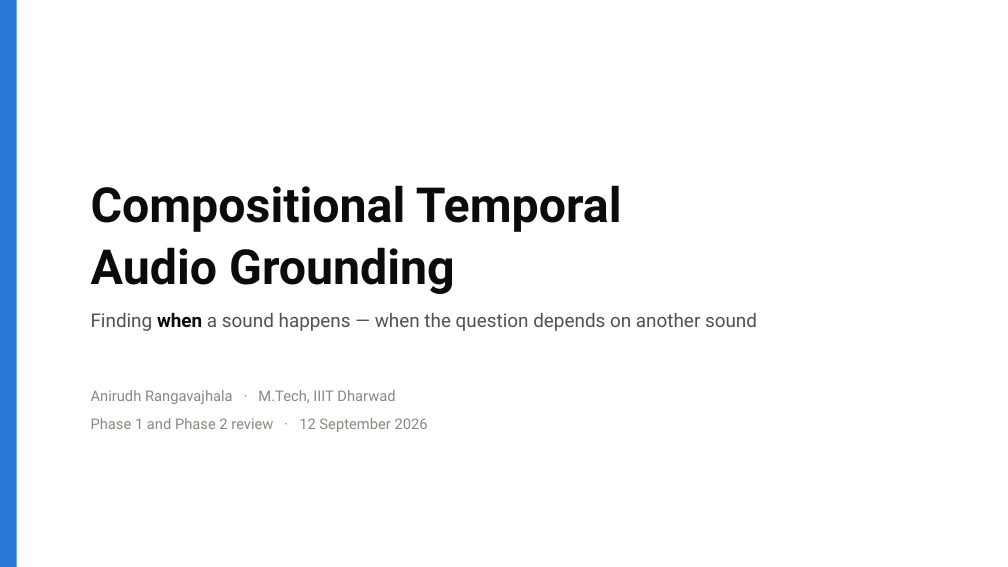
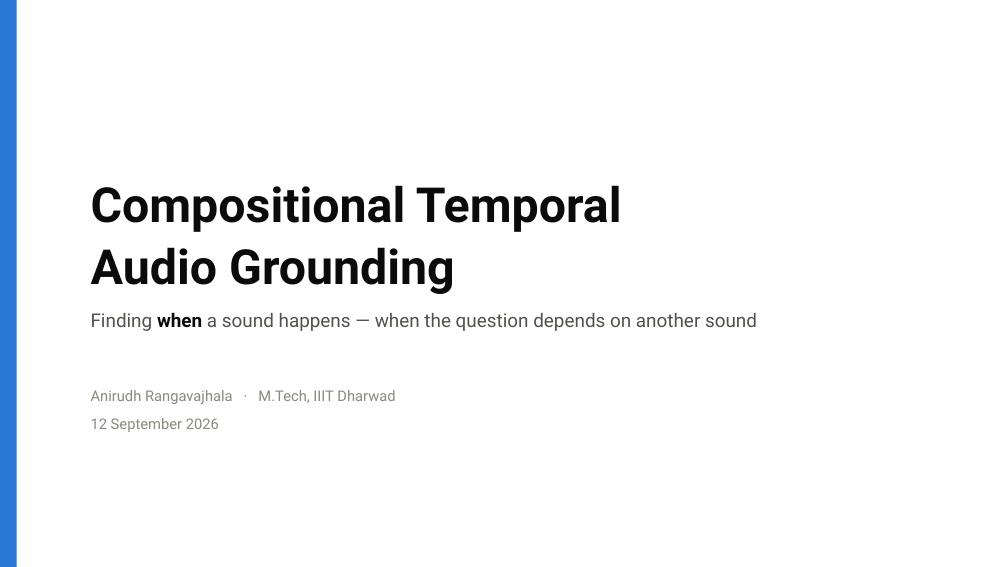
Before and after one commit to Ani2512/mtech-project, a slide deck: slide 1 of research_project/presentation/Compositional_Temporal_Audio_Grounding_2026-09-12.pptx. Drawn at 1008x567 pixels with LibreOffice and Linux fonts; fonts in the diff are those of the drawing. Boxes give left, top, right and bottom in pixels: in the first picture for what was removed or moved away, otherwise in the second. Text is boxed around its words. In the diff, an @@ line names an element or a change of style, - is before the commit and + after.

```diff
--- a/research_project/presentation/Compositional_Temporal_Audio_Grounding_2026-09-12.pptx
+++ b/research_project/presentation/Compositional_Temporal_Audio_Grounding_2026-09-12.pptx
@@ text at (x1=91, y1=418, x2=219, y2=432): text changed @@
-Phase 1 and Phase 2 review · 12 September 2026
+12 September 2026
```
Also in this commit, not shown: 1 other file.
